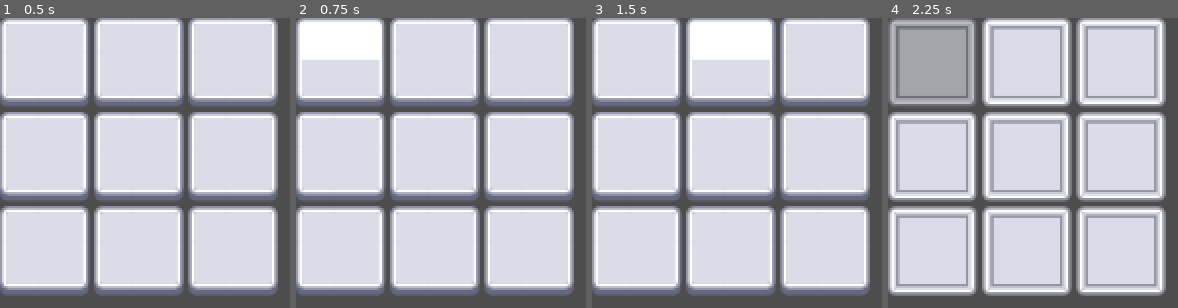
Above: before the commit, frames 1-4 (left to right).
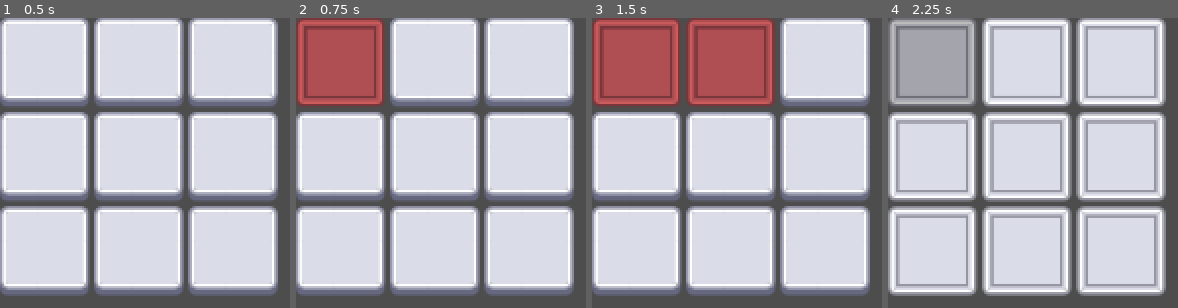
Above: after the commit, the same moments.

Repository: Han2-Ro/gmtk25
Game: Godot game, scene res://main.tscn
Same seed, same stepped clock (60 frames per second), same inputs: the game is played once before the commit and once after it.
Inputs (mouse positions are in pixels of both pictures, inside the frame that each line leads up to):
- Up to frame 1 (0.5 s): no input
- Up to frame 2 (0.75 s): click (339, 61) at 0.5 s
- Up to frame 3 (1.5 s): click (731, 61) at 1.25 s
- Up to frame 4 (2.25 s): click (1120, 61) at 2 s

Frame 1 is identical in both runs. In frame 2, 9.4% of the frame differs, in the area x 0-32%, y 0-31%; in frame 3, 19%, in the area x 0-64%, y 0-31%; in frame 4, nothing differs.

Commit message:
refactor: only connect/disconnect the currently correct button

Diff:
--- a/show_sequence/grid_container.gd
+++ b/show_sequence/grid_container.gd
@@ -7,6 +7,7 @@
 signal pressed_correct(SequenceButton)
 signal pressed_wrong(SequenceButton)
 signal step_completed
+
 
 func flash_sequence(sequence: Array[SequenceButton]):
 	sequence_flash_start.emit()
@@ -22,6 +23,7 @@
 		sequence.append(buttons.pick_random())
 	return sequence
 
+
 func _ready() -> void:
 	# can't directly assign get_childred()
 	# because it's type is Array[Node]
@@ -30,31 +32,31 @@
 	for button in get_children():
 		buttons.append(button)
 		button._controller_ready(self)
+		button.pressed.connect(_on_wrong_button_pressed.bind(button))
 
 	var sequence = generate_sequence(buttons, 10)
 
 	for i in range(len(sequence)):
-		var sub_sequence = sequence.slice(0, i+1)
-		await play_sequence(buttons, sub_sequence)
+		var sub_sequence = sequence.slice(0, i + 1)
+		await play_sequence(sub_sequence)
 
 	print("FULLY WON THIS SHIT!!!")
 
+
 func play_sequence(
-	buttons: Array[SequenceButton],
 	sequence: Array[SequenceButton],
 ):
 	await get_tree().create_timer(2.0).timeout
 	flash_sequence(sequence)
 
 	for step in sequence:
-		var wrong_buttons = buttons.filter(func(b): return b != step)
-		connect_wrong_buttons(wrong_buttons)
+		step.pressed.disconnect(_on_wrong_button_pressed)
 
 		await step.pressed
 		pressed_correct.emit(step)
 		step.this_pressed_correct()
 
-		disconnect_wrong_buttons(wrong_buttons)
+		step.pressed.connect(_on_wrong_button_pressed.bind(step))
 
 		step_completed.emit()
 		print("Correct")
@@ -62,14 +64,6 @@
 	print("SEQUENCE COMPLETE")
 
 
-func connect_wrong_buttons(buttons):
-	for other_button in buttons:
-		other_button.pressed.connect(_on_wrong_button_pressed.bind(other_button))
-
-func disconnect_wrong_buttons(buttons):
-	for other_button in buttons:
-		other_button.pressed.disconnect(_on_wrong_button_pressed)
-
 func _on_wrong_button_pressed(pressed_button: SequenceButton):
 	print("WRONG!")
 	pressed_wrong.emit(pressed_button)
